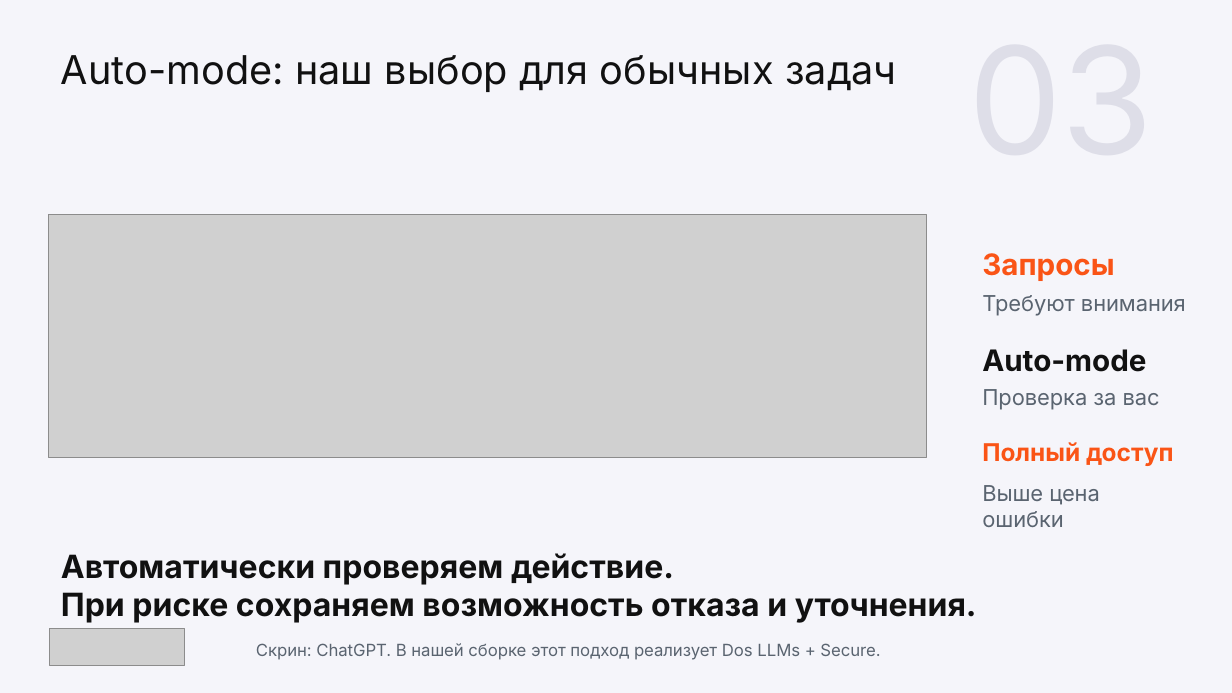
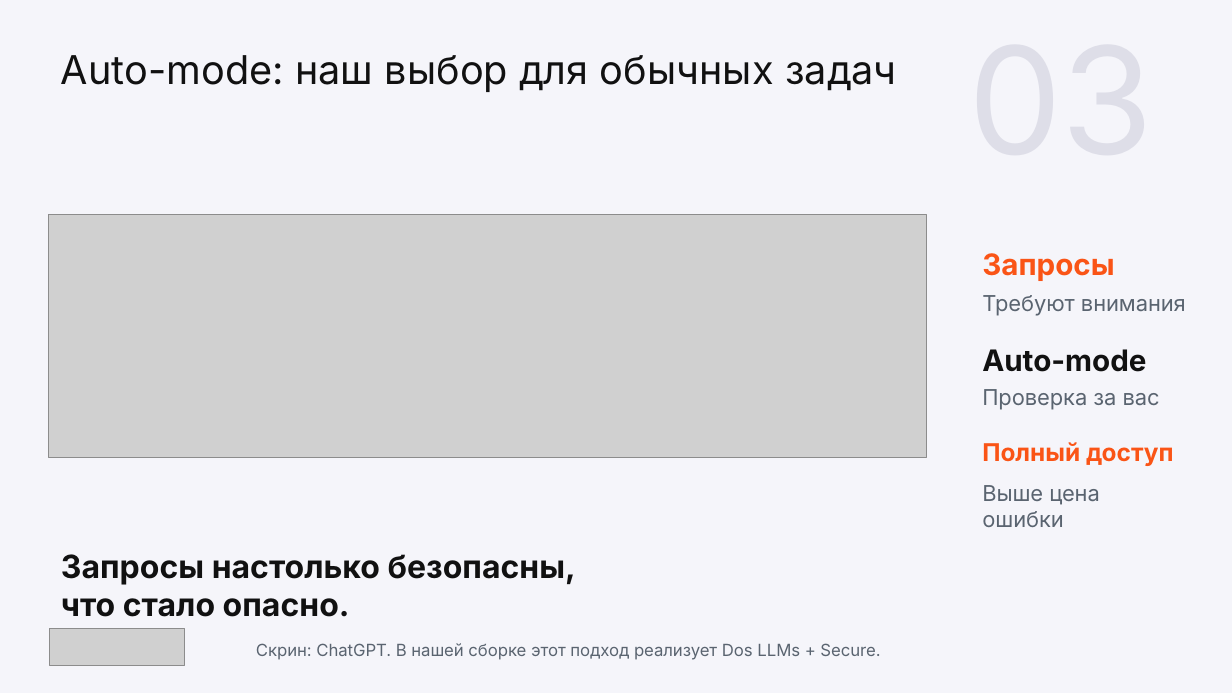
Before and after one commit to wowONE-1/kilocode-safe, a slide deck: slide 3 of hackathon/output/final/team3_project.pptx. Drawn at 1232x693 pixels with LibreOffice and Linux fonts; fonts in the diff are those of the drawing; grey boxes stand for pictures. Boxes give left, top, right and bottom in pixels: in the first picture for what was removed or moved away, otherwise in the second. Text is boxed around its words. In the diff, an @@ line names an element or a change of style, - is before the commit and + after.

Commit message:
Adjust slide three wording after user review

```diff
--- a/hackathon/output/final/team3_project.pptx
+++ b/hackathon/output/final/team3_project.pptx
@@ text at [61,554,576,617]: text changed @@
-Автоматически проверяем действие.
-При риске сохраняем возможность отказа и уточнения.
+Запросы настолько безопасны,
+что стало опасно.
```
Also in this commit, not shown: 3 other files.
